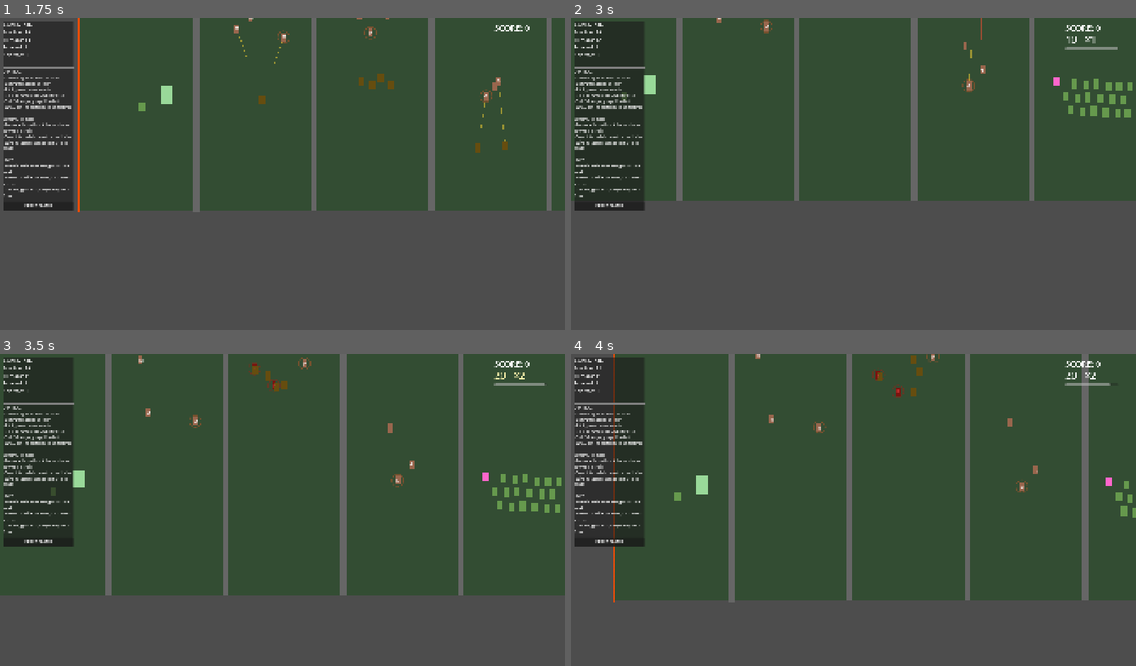
Above: before the commit, frames 1-4 (two rows, left to right).
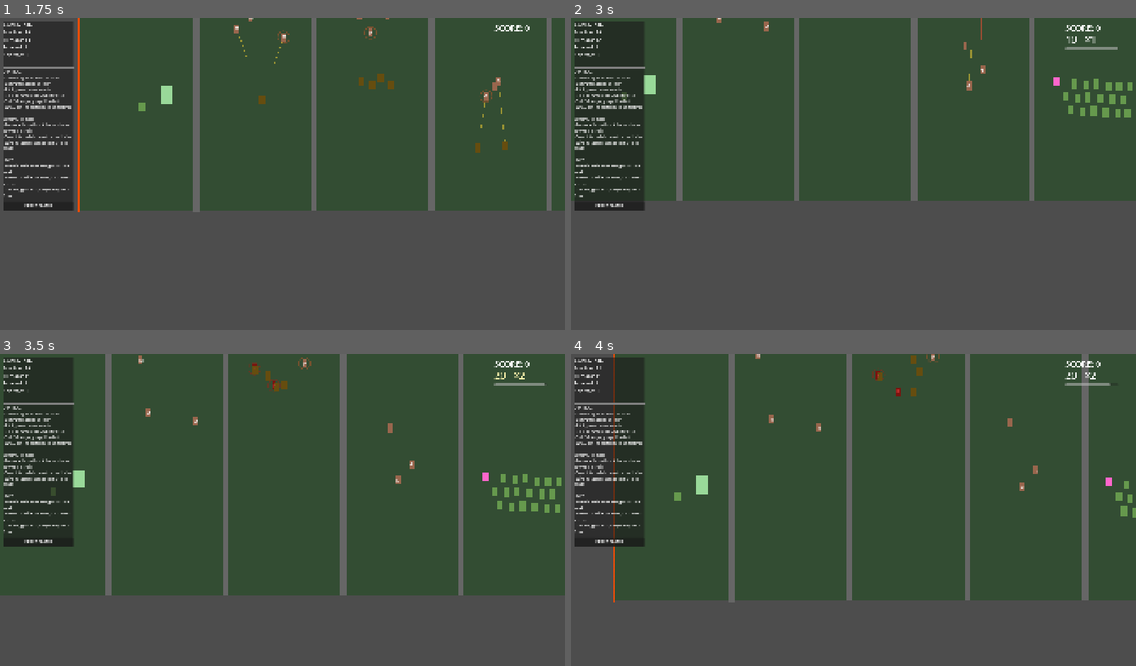
Above: after the commit, the same moments.

Repository: bengoodvach-draffin/dead-corps
Game: Godot game, scene res://scenes/sandbox_level_human_testing.tscn
Same seed, same stepped clock (60 frames per second), same inputs: the game is played once before the commit and once after it. This scene is started directly instead of the project's main scene.
Inputs (mouse positions are in pixels of both pictures, inside the frame that each line leads up to):
- Up to frame 1 (1.75 s): tap Enter at 0.5 s; move the mouse to (406, 161) at 0.52 s; hold Right 0.53-1.28 s; hold S (camera_down) 0.53-1.28 s; move the mouse to (169, 192) at 1.27 s; hold Down from 1.28 s (still down); tap A (camera_left) at 1.35 s
- Up to frame 2 (3 s): move the mouse to (910, 108) at 2.02 s; release Down at 2.03 s; hold Right 2.03-2.78 s; hold D (camera_right) 2.03-2.78 s; move the mouse to (825, 239) at 2.77 s; hold Up from 2.78 s (still down); tap W (camera_up) at 2.85 s
- Up to frame 3 (3.5 s): keep holding Up
- Up to frame 4 (4 s): move the mouse to (1023, 559) at 3.52 s; release Up at 3.53 s; hold Left from 3.53 s (still down); hold Right mouse button (command) from 3.53 s (still down)

Frame 1 is identical in both runs. In frame 2, less than 0.1% of the frame differs, in the area x 33-72%, y 0-24%; in frame 3, less than 0.1%; in frame 4, less than 0.1%, in the area x 42-81%, y 9-45%.
Error in both runs: Out of bounds get index '4' (on base: 'Array[int]') (res://scripts/fear_detector.gd:62)

Commit message:
docs: work queue + A1 pursuit-claim fix
- Add docs/WORK_QUEUE.md: consolidated prioritized to-do merging the
  2026-07-02 review bugs with the 2026-07-12 playtest requests
  (Tier 1 fixes → features → Phase 5/6/7); CLAUDE.md points to it.
- fix(A1): zombie.gd die() now calls _feral.clear() alongside the
  pounce abort, so a feral killed mid-chase releases its pursuit
  claim — otherwise the target stayed is_pursued() forever, no feral
  peeled onto that straggler, and the hunted ring never cleared.

Diff:
--- a/scripts/zombie.gd
+++ b/scripts/zombie.gd
@@ -218,6 +218,13 @@
 	# permanently invisible to other ferals. No kill registers (kill is at _land only).
 	if _pounce != null and _pounce.is_active():
 		_pounce.abort()
+	# Release the PURSUIT claim too (A1): a feral killed mid-chase (routine since gunfire,
+	# 3.1) must free its target from the hunt pool. Otherwise that straggler stays
+	# is_pursued() forever — no other feral peels onto it and its hunted ring never clears,
+	# silently degrading the peel-off model exactly when a defender is thinning the chasers.
+	# clear() is null-safe and also used by _set_calm, so it's safe on any death path.
+	if _feral != null:
+		_feral.clear()
 	# Living zombies stop being pushed by this corpse via the BOID separation skip
 	# (dead units excluded by is_alive in the registry), not collision layers.
 	await get_tree().create_timer(0.3).timeout
Not shown, changed: CLAUDE.md
Not shown, added: docs/WORK_QUEUE.md
